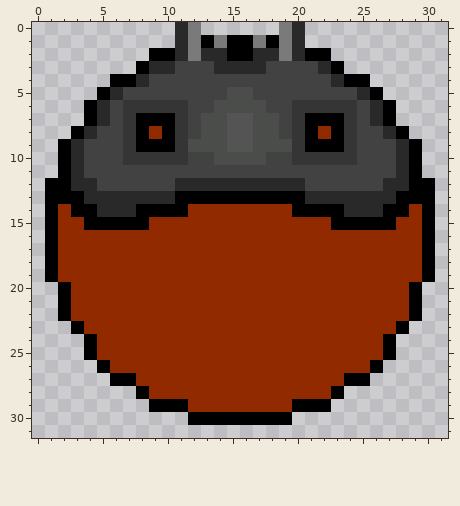
Pixel-art sprite, stored at sprites/enemies/EVILCatHead3_singleframe.png. This is how it looked before the edit.
The file is 32x32 pixels.
After the commit:
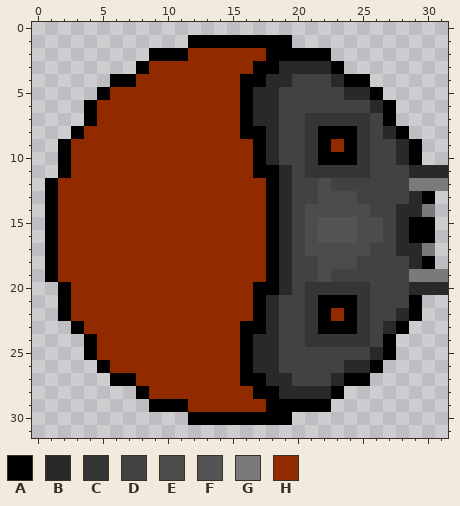
Palette (. is transparent): A #000000  B #282928  C #363535  D #414241  E #4b4d4b  F #535453  G #7a7a7a  H #922a00
Commit message: Fixed head always rotating back to right if no player input. Added enemy alert zone.
Edits made:
Changed rows in their new state; - is an unchanged pixel.
first column x 2:
 0 ---------..------..-----------
 1 ---------.A-A--A-A.-----------
 2 ---------AHHHHHHAAA-----------
 3 -------HHHHHHHHAABBB----------
 4 ------HHHHHHHHAABB------------
 5 ----HHHHHHHHHHABB-----B-------
 6 ---HHHHHHHHHHHABB-DDDDD-------
 7 ---HHHHHHHHHHHABB-DCCC-CD-----
 8 --HHHHH-HHHHHHAAB-DCA-AC------
 9 -HHHHHHHHHHHHHHABDDC-HAC------
10 -HHHHHHHHHHHHHHAB-D-AAAC------
11 -HHHHHHHHHHHHHHAAB-CCCCC--DBBB
12 HHHHHHHHHHHHHHHHA-D-E----DDGGG
13 HHHHHHHHHHHHHHHH-BDDEEEDDDDB--
14 -HHHHHHHHH------ABDEEEEEDDBBG-
15 --HHHHH---------ABDEFFFEEDBA--
16 ----------------ABDEFFFEEDBA--
17 ----------------ABDEEEEEDDBBG-
18 ----------------ABDDEEEDDDDB--
19 ----------------ABDDEDDDDDDGGG
20 ---------------AABDCCCCCDDDBBB
21 ---------------ABDDCAAACDDD---
22 ---------------ABDDCA-ACDDB---
23 --------------AABDDCAAACDB----
24 --------------ABBDDCCCCCD-----
25 --------------ABBDDDDDDDB-----
26 --------------ABBDDDDDBB------
27 --------------AABBDDDB--------
28 ---------------AABBBB---------
29 ----------------AA------------
Where, in picture pixels (left, top, right, bottom), the same in both pictures:
changed: (58, 22, 448, 412)
